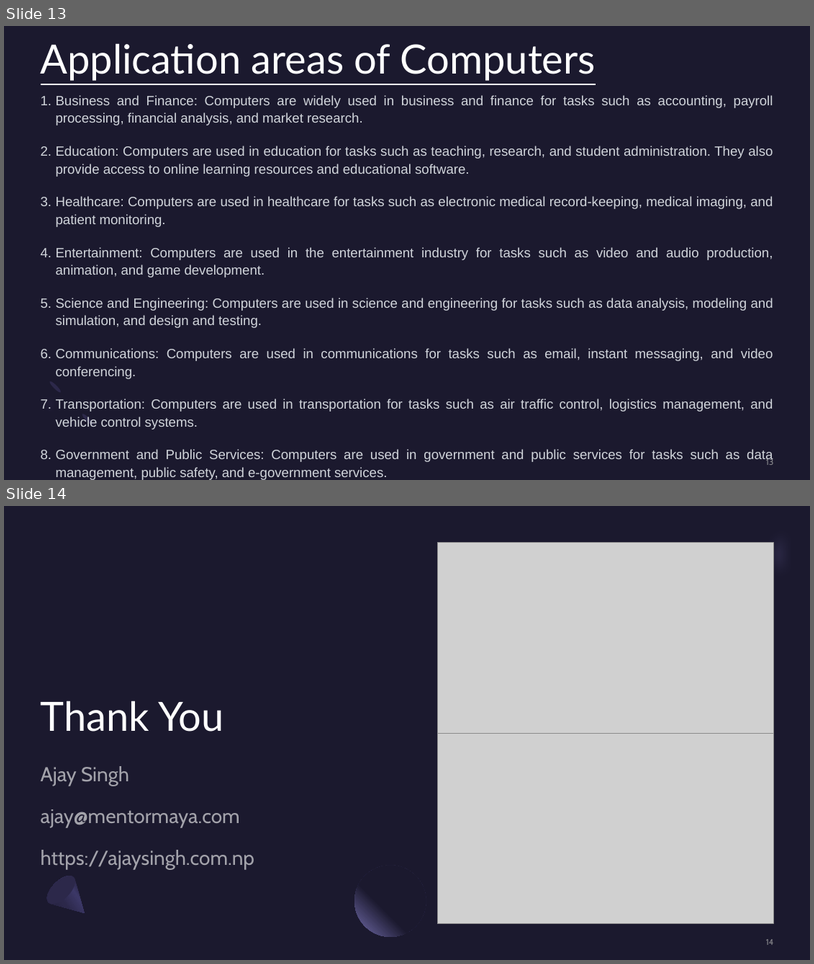
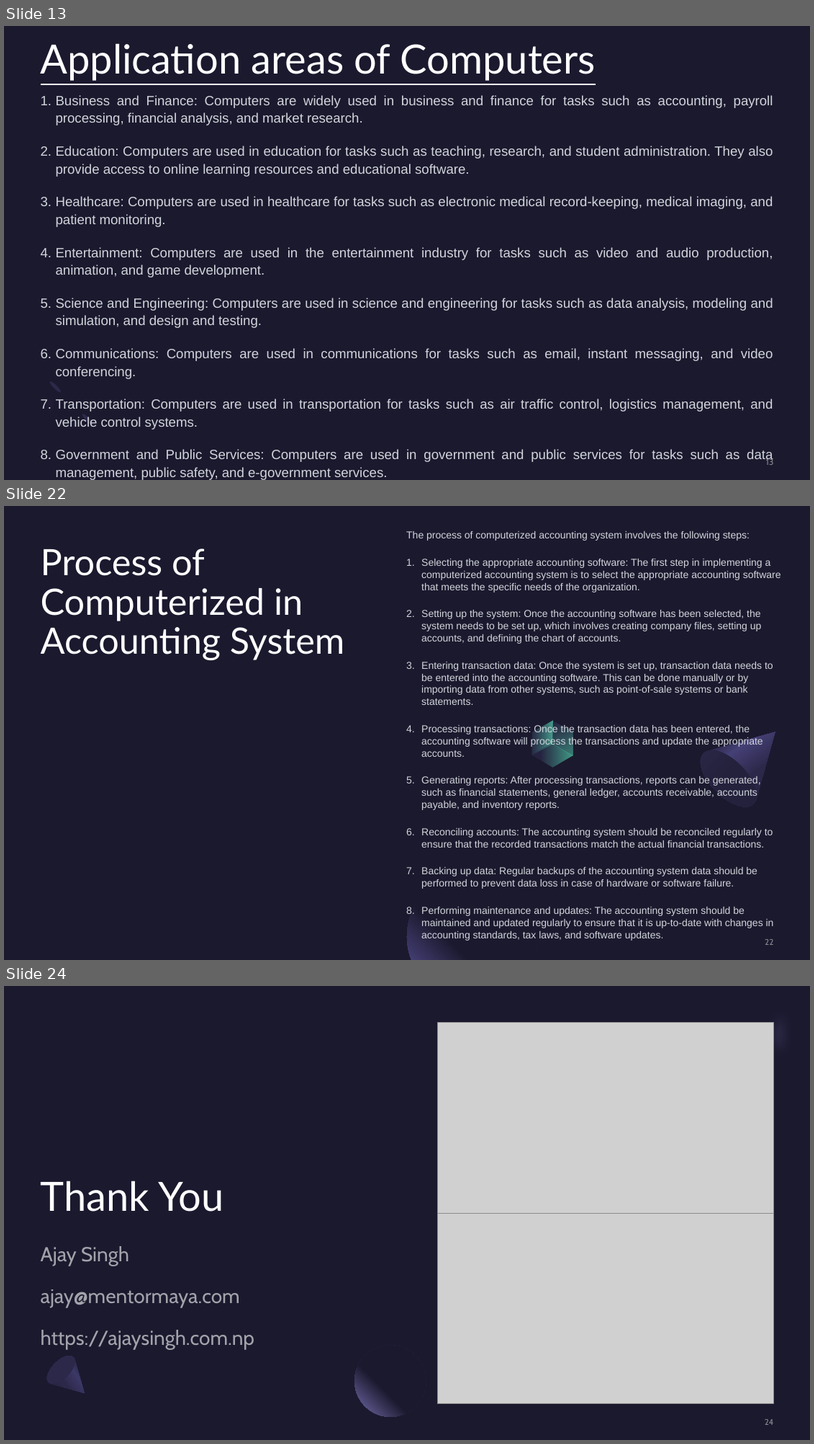
Before and after one commit to mentormaya/notes, a slide deck: assets/Computer System in Accounting.pptx. Shown one above the other, each under a label of ours: slides 13 and 14 before the commit, slides 13, 22 and 24 after it; the slides between them are not shown. The pictures are 814x964 and 814x1444 pixels, drawn with LibreOffice and Linux fonts; fonts in the diff are those of the drawing; grey boxes stand for pictures. Boxes give left, top, right and bottom in pixels: in the first picture for what was removed or moved away, otherwise in the second. Text is boxed around its words. In the diff, an @@ line names an element or a change of style, - is before the commit and + after.

```diff
--- a/assets/Computer System in Accounting.pptx
+++ b/assets/Computer System in Accounting.pptx
@@ slide 22 added at bbox=[4, 506, 810, 960], background #1B192E @@
@@ rectangle added at bbox=[4, 506, 810, 960], fill #1B192E @@
@@ title added at bbox=[41, 548, 345, 660], 43.2 pt, text #FFFFFF @@
+Process of Computerized in Accounting System
@@ text added at bbox=[406, 531, 782, 940], 12 pt, text #D1D5DB @@
+The process of computerized accounting system involves the following steps:
+1. Selecting the appropriate accounting software: The first step in implementing a computerized accounting system is to select the appropriate accounting software that meets the specific needs of the organization.
+2. Setting up the system: Once the accounting software has been selected, the system needs to be set up, which involves creating company files, setting up accounts, and defining the chart of accounts.
+3. Entering transaction data: Once the system is set up, transaction data needs to be entered into the accounting software. This can be done manually or by importing data from other systems, such as point-of-sale systems or bank statements.
+4. Processing transactions: Once the transaction data has been entered, the accounting software will process the transactions and update the appropriate accounts.
+5. Generating reports: After processing transactions, reports can be generated, such as financial statements, general ledger, accounts receivable, accounts payable, and inventory reports.
+6. Reconciling accounts: The accounting system should be reconciled regularly to ensure that the recorded transactions match the actual financial transactions.
+7. Backing up data: Regular backups of the accounting system data should be performed to prevent data loss in case of hardware or software failure.
+8. Performing maintenance and updates: The accounting system should be maintained and updated regularly to ensure that it is up-to-date with changes in accounting standards, tax laws, and software updates.
@@ freeform shape added at bbox=[522, 720, 563, 755], fill gradient #2C284A to #5BEFC1 @@
@@ freeform shape added at bbox=[543, 714, 584, 762], fill gradient #2C284A to #5BEFC1 @@
@@ freeform shape added at bbox=[692, 707, 801, 816], fill gradient #2C284A to #454075 to #1B192E @@
@@ freeform shape added at bbox=[532, 738, 574, 773], fill gradient #2C284A to #5BEFC1 @@
@@ ellipse added at bbox=[691, 741, 767, 816], fill gradient #23213C to #2C284A @@
@@ freeform shape added at bbox=[407, 871, 538, 960], fill gradient #1B192E to #454075 @@
@@ page number added at bbox=[765, 939, 774, 944], 10 pt, text #A6A6A6 at 80% opacity @@
+22
@@ what was slide 14 is now slide 24 @@
@@ page number at bbox=[765, 1419, 774, 1424]: text changed @@
-14
+24
```
Also in this commit, not shown: 9 other slides added, 1 other file.
